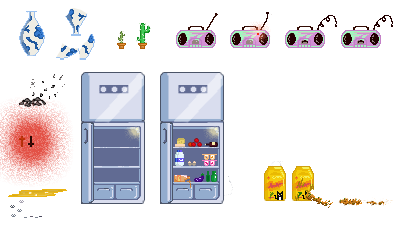
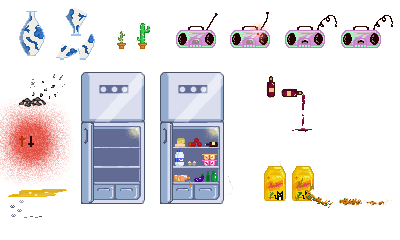
Before/after of a w=400, h=240 layered artwork. What changed in the layer stack:
added group "bouteille" with 6 layers above "croquette sol" over (266, 76, 312, 132)
added layer "vin qui coule" in group "bouteille" over (292, 94, 312, 132)
added layer "bouteille down" in group "bouteille" over (281, 88, 303, 98)
added group "bouteille up" with 3 layers in group "bouteille" over (266, 76, 276, 98)
added layer "Calque 71" in group "bouteille up" over (268, 80, 274, 96)
added layer "Calque 70" in group "bouteille up" over (269, 87, 274, 92)
added layer "Calque 69" in group "bouteille up" over (266, 76, 276, 98)
